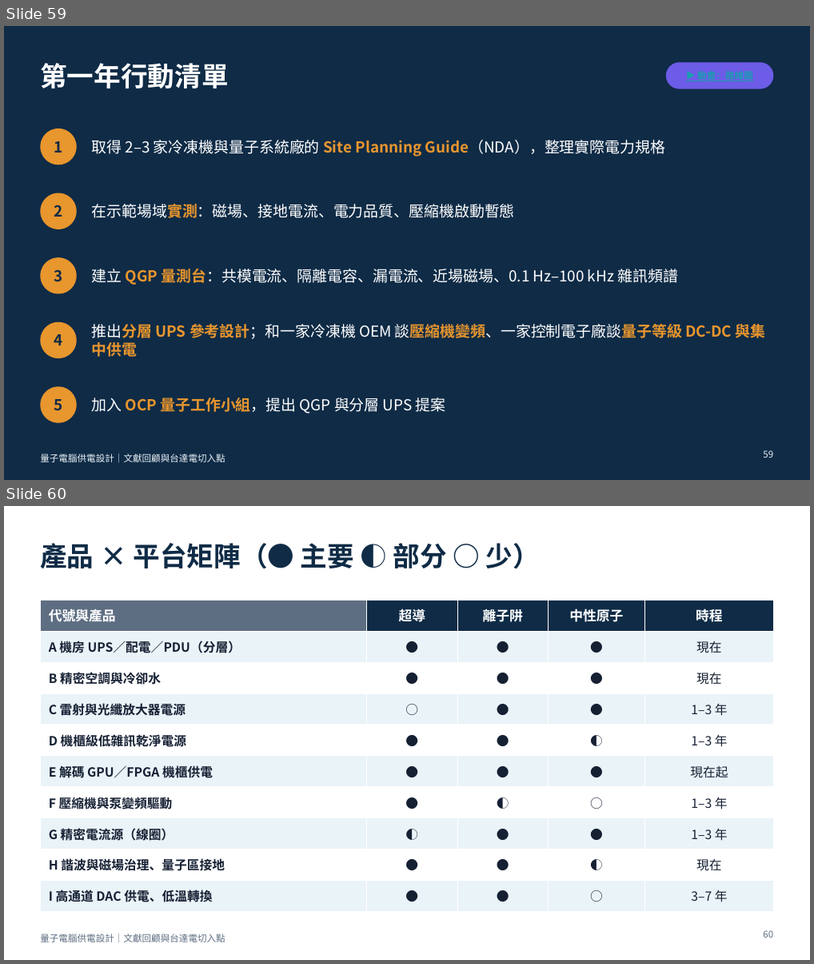
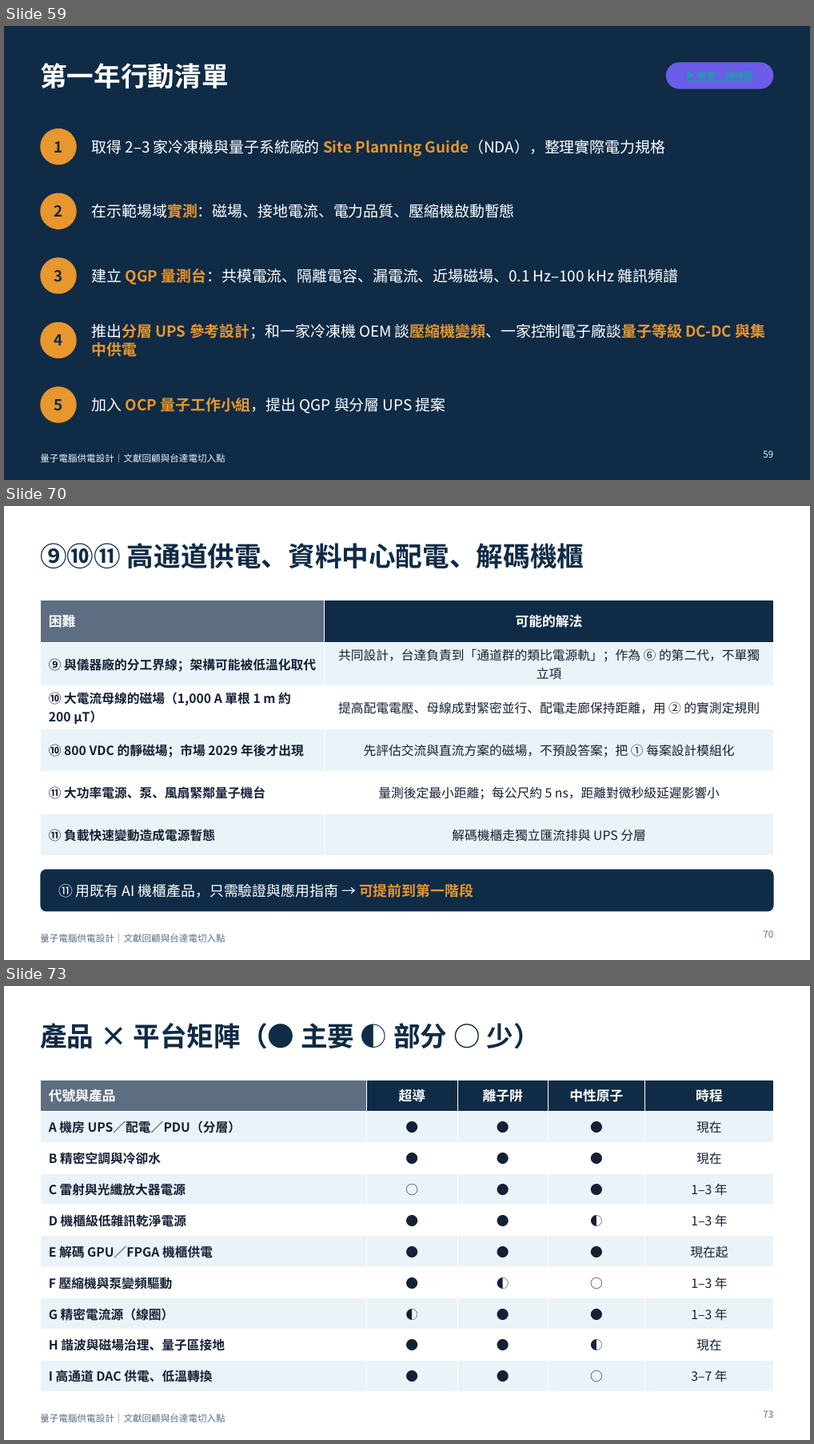
Before and after one commit to pcpcchen-coder/QuantumComputing, a slide deck: slides/output/qc-power-supply-delta.pptx. Shown one above the other, each under a label of ours: slides 59 and 60 before the commit, slides 59, 70 and 73 after it; the slides between them are not shown. The pictures are 814x964 and 814x1444 pixels, drawn with LibreOffice and Linux fonts; fonts in the diff are those of the drawing. Boxes give left, top, right and bottom in pixels: in the first picture for what was removed or moved away, otherwise in the second. Text is boxed around its words. In the diff, an @@ line names an element or a change of style, - is before the commit and + after.

```diff
--- a/slides/output/qc-power-supply-delta.pptx
+++ b/slides/output/qc-power-supply-delta.pptx
@@ slide 70 added at (x1=4, y1=506, x2=810, y2=960), background #FFFFFF; not listed: 1 template element that a slide beside it also shows @@
@@ title added at (x1=40, y1=543, x2=584, y2=568), 32 pt, text #0F2B46, bold @@
+⑨⑩⑪ 高通道供電、資料中心配電、解碼機櫃
@@ table added at (x1=40, y1=600, x2=774, y2=844), 6 rows, 2 columns @@
+困難 | 可能的解法
+⑨ 與儀器廠的分工界線；架構可能被低溫化取代 | 共同設計，台達負責到「通道群的類比電源軌」；作為 ⑥ 的第二代，不單獨立項
+⑩ 大電流母線的磁場（1,000 A 單根 1 m 約 200 µT） | 提高配電電壓、母線成對緊密並行、配電走廊保持距離，用 ② 的實測定規則
+⑩ 800 VDC 的靜磁場；市場 2029 年後才出現 | 先評估交流與直流方案的磁場，不預設答案；把 ① 每案設計模組化
+⑪ 大功率電源、泵、風扇緊鄰量子機台 | 量測後定最小距離；每公尺約 5 ns，距離對微秒級延遲影響小
+⑪ 負載快速變動造成電源暫態 | 解碼機櫃走獨立匯流排與 UPS 分層
@@ rounded rectangle added at (x1=40, y1=869, x2=774, y2=912), fill #0F2B46 @@
@@ text added at (x1=58, y1=883, x2=474, y2=897), 17 pt, text #FFFFFF @@
+⑪ 用既有 AI 機櫃產品，只需驗證與應用指南 → 可提前到第一階段
@@ page number added at (x1=763, y1=930, x2=774, y2=937), 11 pt, text #5E6E82 @@
+70
@@ what was slide 60 is now slide 73 @@
@@ page number at (x1=763, y1=1410, x2=774, y2=1417): text changed @@
-60
+73
```
Also in this commit, not shown: 12 other slides added, 5 other files.
